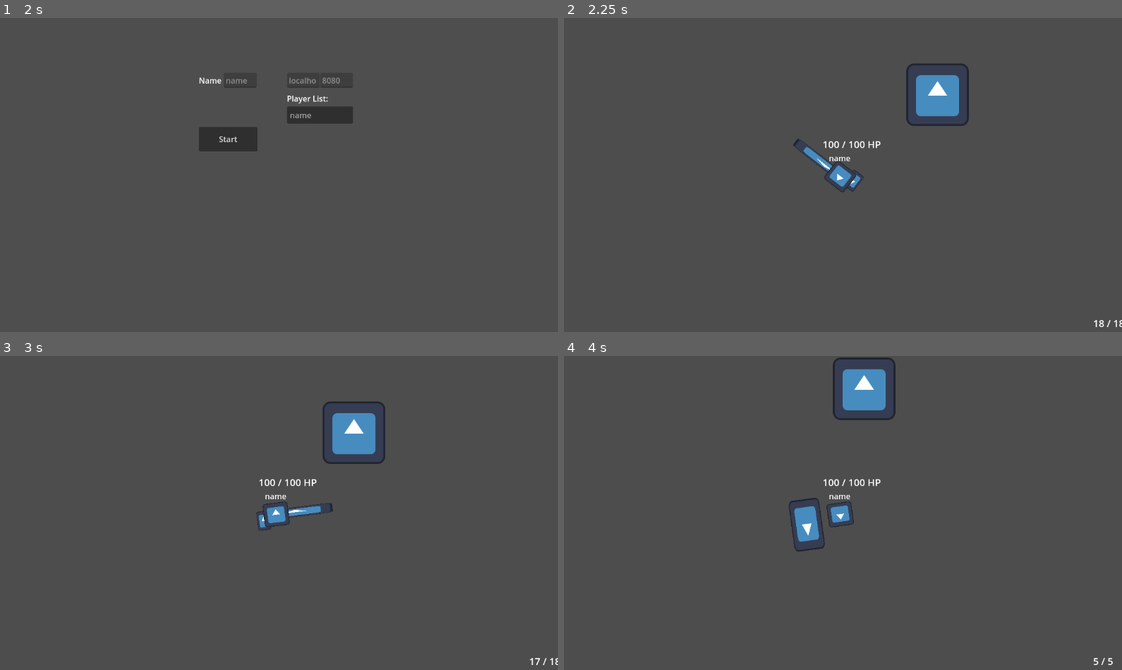
Above: before the commit, frames 1-4 (two rows, left to right).
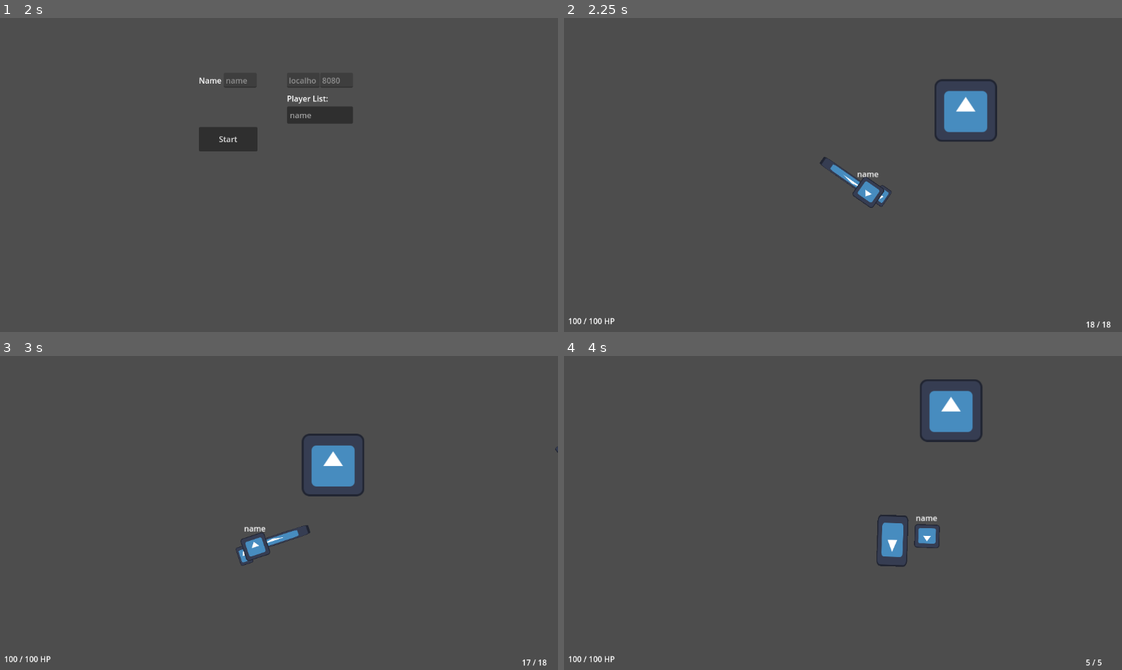
Above: after the commit, the same moments.

Repository: filipjaruska/mtds
Game: Godot game, scene res://nodes/menu/main.tscn
Same seed, same stepped clock (60 frames per second), same inputs: the game is played once before the commit and once after it. The engine's default icon, where the game draws it, is replaced by a stand-in: a white triangle on a blue panel in a dark square.
Inputs (mouse positions are in pixels of both pictures, inside the frame that each line leads up to):
- Up to frame 1 (2 s): click "Start" at 0.5 s; click "Host" at 1.25 s
- Up to frame 2 (2.25 s): click "Start" at 2 s
- Up to frame 3 (3 s): tap Enter at 2.75 s; move the mouse to (401, 497) at 2.77 s; hold Right (ui_right) from 2.78 s (still down); click (401, 497) at 2.85 s
- Up to frame 4 (4 s): move the mouse to (725, 528) at 3.52 s; release Right (ui_right) at 3.53 s; hold Down (ui_down) from 3.53 s (still down); tap Q (switch_weapon) at 3.6 s

Frame 1 is identical in both runs. In frame 2, 3.0% of the frame differs, in the area x 0-100%, y 14-99%; in frame 3, 3.5%; in frame 4, 4.4%, in the area x 0-99%, y 0-99%.

Commit message:
add lookahead

Diff:
--- a/nodes/player/player.tscn
+++ b/nodes/player/player.tscn
@@ -48,33 +48,29 @@
 shape = SubResource("CircleShape2D_b7jsc")
 
 [node name="Camera2D" type="Camera2D" parent="."]
+drag_horizontal_enabled = true
+drag_vertical_enabled = true
+drag_left_margin = 0.1
+drag_top_margin = 0.1
+drag_right_margin = 0.1
+drag_bottom_margin = 0.1
 
-[node name="UI" type="Control" parent="Camera2D"]
-layout_mode = 3
-anchors_preset = 0
-offset_left = -569.0
-offset_top = -328.0
-offset_right = 580.0
-offset_bottom = 325.0
+[node name="UI" type="CanvasLayer" parent="Camera2D"]
 script = ExtResource("4_vdean")
 
 [node name="Ammo" type="Label" parent="Camera2D/UI"]
-layout_mode = 0
-offset_left = 1086.0
-offset_top = 614.0
-offset_right = 1119.0
-offset_bottom = 645.0
-theme_override_font_sizes/font_size = 20
-text = "15"
+offset_left = 1078.0
+offset_top = 615.0
+offset_right = 1131.0
+offset_bottom = 638.0
+text = "AMMO"
 
 [node name="Health" type="Label" parent="Camera2D/UI"]
-layout_mode = 0
-offset_left = 533.0
-offset_top = 248.0
-offset_right = 566.0
-offset_bottom = 279.0
-theme_override_font_sizes/font_size = 20
-text = "15"
+offset_left = 20.0
+offset_top = 608.0
+offset_right = 82.0
+offset_bottom = 631.0
+text = "HEALTH"
 
 [node name="MultiplayerSynchronizer" type="MultiplayerSynchronizer" parent="."]
 replication_config = SubResource("SceneReplicationConfig_i0rdp")
--- a/scripts/UI.gd
+++ b/scripts/UI.gd
@@ -1,4 +1,4 @@
-extends Control
+extends CanvasLayer
 
 func update_ammo(ammo: int, max_ammo: int):
 	$Ammo.text = "%d / %d" % [ammo, max_ammo]
--- a/scripts/components/health_component.gd
+++ b/scripts/components/health_component.gd
@@ -16,7 +16,7 @@
 	currentHealth = MAX_HEALTH
 	UI.update_health(int(currentHealth), int(MAX_HEALTH))
 
-func _process(delta):
+func _process(_delta):
 	death()
 
 @rpc("any_peer", "reliable")
--- a/scripts/player.gd
+++ b/scripts/player.gd
@@ -1,7 +1,12 @@
 extends CharacterBody2D
 
+@onready var weapon_manager = $Node2D/WeaponManager
+@onready var camera2d = $Camera2D
+
 @export var speed: float = 200.0
-@onready var weapon_manager = $Node2D/WeaponManager
+@export var camera_lookahead_distance: float = 150.0
+@export var offset_disable_threshold: float = 200.0
+@export var transition_speed: float = 5.0
 
 func _ready():
 	var authority_id: int = str(name).to_int()
@@ -9,6 +14,7 @@
 	var is_authority = $MultiplayerSynchronizer.get_multiplayer_authority() == multiplayer.get_unique_id()
 	$Camera2D.enabled = is_authority
 	$Camera2D/UI/Ammo.visible = is_authority
+	$Camera2D/UI/Health.visible = is_authority
 
 func _process(delta):
 	var input_vector: Vector2 = Vector2(
@@ -19,6 +25,8 @@
 	move_and_slide()
 	weapon_manager._process(delta)
 
+	update_camera_offset(delta)
+
 func _physics_process(_delta):
 	if $MultiplayerSynchronizer.get_multiplayer_authority() == multiplayer.get_unique_id():
 		var direction: Vector2 = (get_global_mouse_position() - global_position).normalized()
@@ -26,3 +34,17 @@
 
 func set_player_name(player_name: String):
 	$Label.text = player_name
+
+func update_camera_offset(delta):
+	var mouse_position: Vector2 = get_global_mouse_position()
+	var player_position: Vector2 = global_position
+	var distance_to_mouse: float = player_position.distance_to(mouse_position)
+	var target_offset: Vector2
+
+	if distance_to_mouse < offset_disable_threshold:
+		target_offset = Vector2.ZERO
+	else:
+		var direction: Vector2 = (mouse_position - player_position).normalized()
+		target_offset = direction * camera_lookahead_distance
+
+	camera2d.offset = camera2d.offset.lerp(target_offset, transition_speed * delta)
--- a/scripts/weapons/shotgun.gd
+++ b/scripts/weapons/shotgun.gd
@@ -12,7 +12,7 @@
 	for i in range(pellets):
 		var bullet = bullet_scene.instantiate()
 		get_parent().add_child(bullet)
-		bullet.bulletDamage = 30
+		bullet.bulletDamage = 20
 		var offset = Vector2(range / 10, 0).rotated(global_rotation)
 		bullet.global_position = global_position + offset
 
